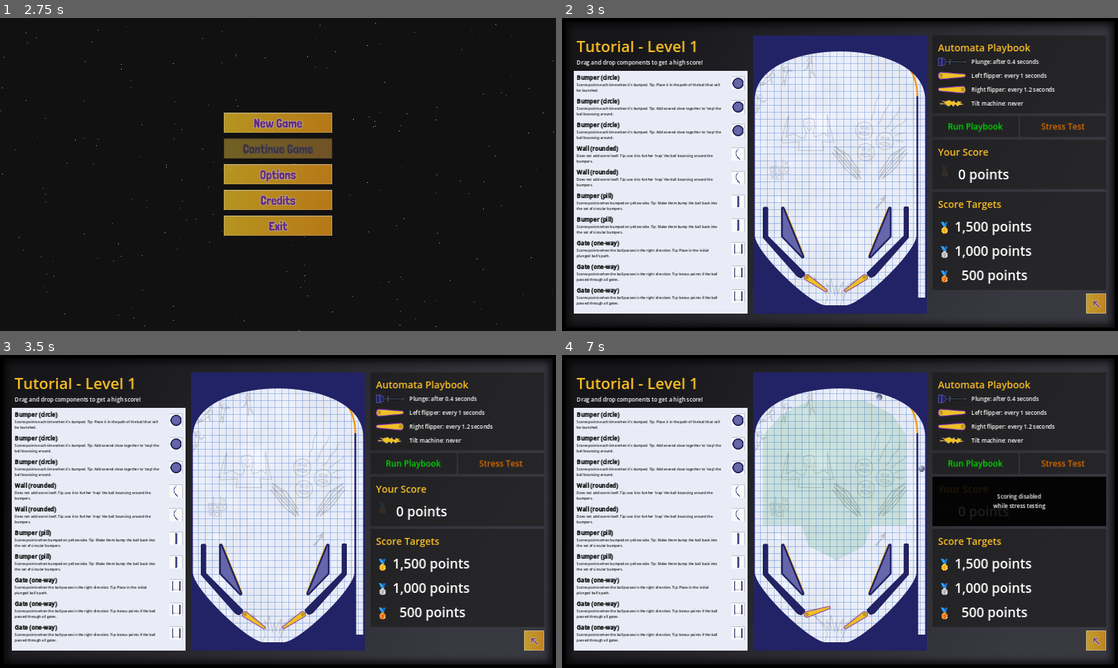
Above: before the commit, frames 1-4 (two rows, left to right).
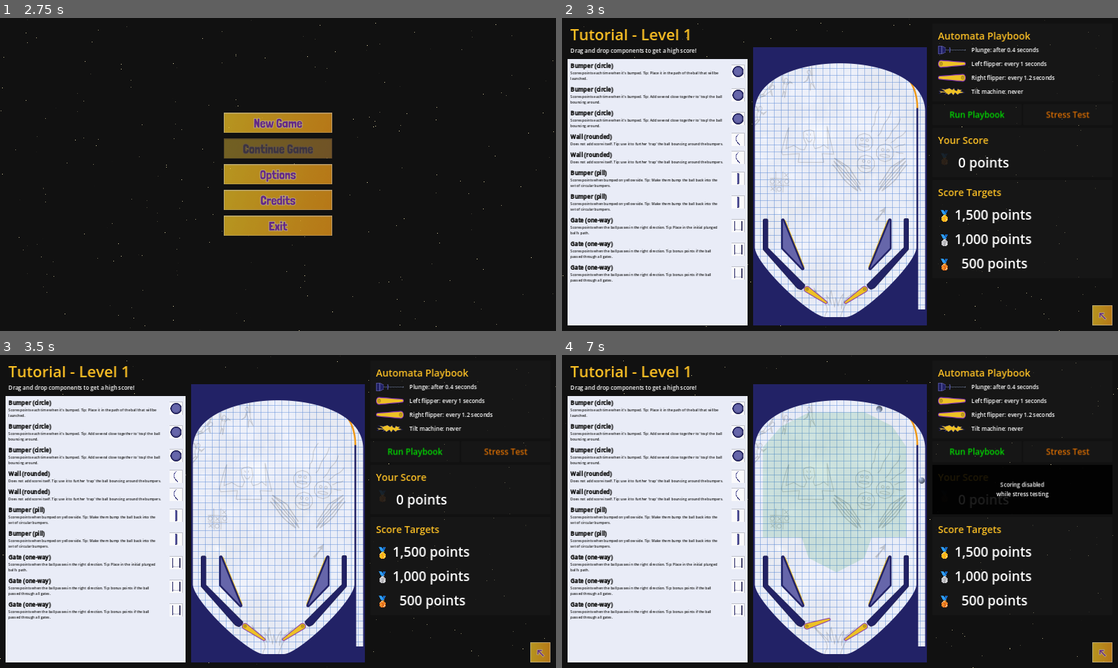
Above: after the commit, the same moments.

Repository: pincrediball/pincrediball
Game: Godot game, scene res://main.tscn
Same seed, same stepped clock (60 frames per second), same inputs: the game is played once before the commit and once after it. Sound files missing from this copy of the repository are replaced by a short silence.
Inputs (mouse positions are in pixels of both pictures, inside the frame that each line leads up to; where the layout moved, square brackets give the same spot in the first picture):
- Up to frame 1 (2.75 s): click "Run Playbook" at 0.5 s; click "Stress Test" at 1.25 s; click (539, 315) [533, 302] at 2 s
- Up to frame 2 (3 s): click (840, 124) at 2.75 s
- Up to frame 3 (3.5 s): no input
- Up to frame 4 (7 s): click "Run Playbook" at 3.5 s; click "Stress Test" at 4.25 s; click "Run Playbook" at 5 s; click "Stress Test" at 5.75 s; drag from (840, 511) to (834, 649) at 6.52 s

Frame 1 is identical in both runs. In frame 2, 32% of the frame differs, in the area x 0-99%, y 0-100%; in frame 3, 32%; in frame 4, 34%, in the area x 0-100%, y 0-100%.

Commit message:
Improve game layout and screen usage

Diff:
--- a/src/game.tscn
+++ b/src/game.tscn
@@ -1,9 +1,9 @@
-[gd_scene load_steps=15 format=3 uid="uid://dkm8htnfe2j7g"]
+[gd_scene load_steps=16 format=3 uid="uid://dkm8htnfe2j7g"]
 
 [ext_resource type="PackedScene" uid="uid://bpseboohqxgou" path="res://game/tutorial/machine.tscn" id="1_b3inv"]
 [ext_resource type="Script" path="res://game.gd" id="1_hdvhs"]
 [ext_resource type="LabelSettings" uid="uid://bmt8337q2eie4" path="res://themes/default/paragraph_label_settings.tres" id="2_ksjyh"]
-[ext_resource type="Texture2D" uid="uid://cop3ke6r1ehak" path="res://art/bg_game_screen.png" id="2_yhopt"]
+[ext_resource type="Shader" path="res://menu.gdshader" id="2_wjxbc"]
 [ext_resource type="PackedScene" uid="uid://fmi417501t64" path="res://game/toolbox.tscn" id="3_5lpl1"]
 [ext_resource type="PackedScene" uid="uid://cokkri2jg0cfk" path="res://game/playbook.tscn" id="5_t5wa1"]
 [ext_resource type="PackedScene" uid="uid://cb02onpxm2r7x" path="res://game/medals.tscn" id="6_18ytx"]
@@ -12,6 +12,10 @@
 [ext_resource type="Texture2D" uid="uid://bwmhavc436lwn" path="res://art/menu/menu_button_tl_arrow_pressed.png" id="10_42wxf"]
 [ext_resource type="Texture2D" uid="uid://cam5ev8j0wfq7" path="res://art/menu/menu_button_tl_arrow_hover.png" id="11_8gol2"]
 [ext_resource type="Texture2D" uid="uid://d1bded6m5pb6l" path="res://art/menu/menu_button_tl_arrow_disabled.png" id="12_sqthh"]
+
+[sub_resource type="ShaderMaterial" id="ShaderMaterial_uoqc3"]
+shader = ExtResource("2_wjxbc")
+shader_parameter/base_scroll_speed = 40.0
 
 [sub_resource type="FontVariation" id="FontVariation_2drok"]
 
@@ -33,32 +37,41 @@
 metadata/_edit_horizontal_guides_ = []
 metadata/_edit_vertical_guides_ = [550.0, 1050.0]
 
-[node name="ColorRect" type="ColorRect" parent="."]
+[node name="PanelContainer" type="PanelContainer" parent="."]
 layout_mode = 1
 anchors_preset = 15
 anchor_right = 1.0
 anchor_bottom = 1.0
 grow_horizontal = 2
 grow_vertical = 2
-color = Color(0.0941176, 0.0941176, 0.105882, 1)
 
-[node name="TextureRect" type="TextureRect" parent="."]
+[node name="ColorRect" type="ColorRect" parent="PanelContainer"]
+material = SubResource("ShaderMaterial_uoqc3")
 layout_mode = 2
-offset_right = 1600.0
-offset_bottom = 900.0
+color = Color(0.0666667, 0.0666667, 0.0666667, 1)
+
+[node name="MarginContainer" type="MarginContainer" parent="."]
+layout_mode = 1
+anchors_preset = 15
+anchor_right = 1.0
+anchor_bottom = 1.0
 grow_horizontal = 2
 grow_vertical = 2
-texture = ExtResource("2_yhopt")
+theme_override_constants/margin_left = 16
+theme_override_constants/margin_top = 16
+theme_override_constants/margin_right = 16
+theme_override_constants/margin_bottom = 16
 
-[node name="LeftSide" type="VBoxContainer" parent="."]
+[node name="HBoxContainer" type="HBoxContainer" parent="MarginContainer"]
+layout_mode = 2
+theme_override_constants/separation = 16
+
+[node name="LeftSide" type="VBoxContainer" parent="MarginContainer/HBoxContainer"]
 process_mode = 3
 layout_mode = 2
-offset_left = 34.0
-offset_top = 50.0
-offset_right = 534.0
-offset_bottom = 850.0
+size_flags_horizontal = 3
 
-[node name="LevelHeader" type="MarginContainer" parent="LeftSide"]
+[node name="LevelHeader" type="MarginContainer" parent="MarginContainer/HBoxContainer/LeftSide"]
 layout_mode = 2
 size_flags_vertical = 0
 theme_override_constants/margin_left = 8
@@ -66,51 +79,45 @@
 theme_override_constants/margin_right = 8
 theme_override_constants/margin_bottom = 8
 
-[node name="VBoxContainer" type="VBoxContainer" parent="LeftSide/LevelHeader"]
+[node name="VBoxContainer" type="VBoxContainer" parent="MarginContainer/HBoxContainer/LeftSide/LevelHeader"]
 layout_mode = 2
 
-[node name="Header" type="Label" parent="LeftSide/LevelHeader/VBoxContainer"]
+[node name="Header" type="Label" parent="MarginContainer/HBoxContainer/LeftSide/LevelHeader/VBoxContainer"]
 layout_mode = 2
 text = "Tutorial - Level 1"
 label_settings = SubResource("LabelSettings_h6tt2")
 
-[node name="Explanation" type="Label" parent="LeftSide/LevelHeader/VBoxContainer"]
+[node name="Explanation" type="Label" parent="MarginContainer/HBoxContainer/LeftSide/LevelHeader/VBoxContainer"]
 layout_mode = 2
 text = "Drag and drop components to get a high score!"
 label_settings = ExtResource("2_ksjyh")
 autowrap_mode = 2
 
-[node name="Toolbox" parent="LeftSide" instance=ExtResource("3_5lpl1")]
+[node name="Toolbox" parent="MarginContainer/HBoxContainer/LeftSide" instance=ExtResource("3_5lpl1")]
 unique_name_in_owner = true
 layout_mode = 2
 
-[node name="machine" parent="." instance=ExtResource("1_b3inv")]
+[node name="machine" parent="MarginContainer/HBoxContainer" instance=ExtResource("1_b3inv")]
 unique_name_in_owner = true
-layout_mode = 0
-offset_left = 550.0
-offset_top = 50.0
-offset_right = 1050.0
-offset_bottom = 850.0
+layout_mode = 2
+size_flags_vertical = 8
 
-[node name="RightSide" type="VBoxContainer" parent="."]
+[node name="RightSide" type="VBoxContainer" parent="MarginContainer/HBoxContainer"]
 process_mode = 3
 layout_mode = 2
-offset_left = 1066.0
-offset_top = 50.0
-offset_right = 1566.0
-offset_bottom = 850.0
+size_flags_horizontal = 3
 theme_override_constants/separation = 8
 
-[node name="Playbook" parent="RightSide" instance=ExtResource("5_t5wa1")]
+[node name="Playbook" parent="MarginContainer/HBoxContainer/RightSide" instance=ExtResource("5_t5wa1")]
 unique_name_in_owner = true
 layout_mode = 2
 
-[node name="GridContainer" type="GridContainer" parent="RightSide"]
+[node name="GridContainer" type="GridContainer" parent="MarginContainer/HBoxContainer/RightSide"]
 custom_minimum_size = Vector2(0, 60)
 layout_mode = 2
 columns = 2
 
-[node name="RunPlaybookButton" type="Button" parent="RightSide/GridContainer"]
+[node name="RunPlaybookButton" type="Button" parent="MarginContainer/HBoxContainer/RightSide/GridContainer"]
 layout_mode = 2
 size_flags_horizontal = 3
 size_flags_vertical = 3
@@ -123,7 +130,7 @@
 theme_override_font_sizes/font_size = 24
 text = "Run Playbook"
 
-[node name="StressTestButton" type="Button" parent="RightSide/GridContainer"]
+[node name="StressTestButton" type="Button" parent="MarginContainer/HBoxContainer/RightSide/GridContainer"]
 layout_mode = 2
 size_flags_horizontal = 3
 size_flags_vertical = 3
@@ -136,19 +143,19 @@
 theme_override_font_sizes/font_size = 24
 text = "Stress Test"
 
-[node name="Score" parent="RightSide" instance=ExtResource("7_ydt4m")]
+[node name="Score" parent="MarginContainer/HBoxContainer/RightSide" instance=ExtResource("7_ydt4m")]
 unique_name_in_owner = true
 layout_mode = 2
 
-[node name="Medals" parent="RightSide" instance=ExtResource("6_18ytx")]
+[node name="Medals" parent="MarginContainer/HBoxContainer/RightSide" instance=ExtResource("6_18ytx")]
 unique_name_in_owner = true
 layout_mode = 2
 
-[node name="HBoxContainer" type="HBoxContainer" parent="RightSide"]
+[node name="HBoxContainer" type="HBoxContainer" parent="MarginContainer/HBoxContainer/RightSide"]
 layout_mode = 2
 size_flags_vertical = 10
 
-[node name="BackToMenuButton" type="TextureButton" parent="RightSide/HBoxContainer"]
+[node name="BackToMenuButton" type="TextureButton" parent="MarginContainer/HBoxContainer/RightSide/HBoxContainer"]
 layout_mode = 2
 size_flags_horizontal = 10
 mouse_default_cursor_shape = 2
@@ -157,6 +164,6 @@
 texture_hover = ExtResource("11_8gol2")
 texture_disabled = ExtResource("12_sqthh")
 
-[connection signal="button_up" from="RightSide/GridContainer/RunPlaybookButton" to="." method="_on_run_playbook_button_button_up"]
-[connection signal="button_up" from="RightSide/GridContainer/StressTestButton" to="." method="_on_stress_test_button_button_up"]
-[connection signal="pressed" from="RightSide/HBoxContainer/BackToMenuButton" to="." method="_on_back_to_menu_button_pressed"]
+[connection signal="button_up" from="MarginContainer/HBoxContainer/RightSide/GridContainer/RunPlaybookButton" to="." method="_on_run_playbook_button_button_up"]
+[connection signal="button_up" from="MarginContainer/HBoxContainer/RightSide/GridContainer/StressTestButton" to="." method="_on_stress_test_button_button_up"]
+[connection signal="pressed" from="MarginContainer/HBoxContainer/RightSide/HBoxContainer/BackToMenuButton" to="." method="_on_back_to_menu_button_pressed"]
--- a/src/menu.gdshader
+++ b/src/menu.gdshader
@@ -4,13 +4,13 @@
 
 shader_type canvas_item;
 
+uniform float base_scroll_speed : hint_range(10, 100) = 50.0;
+
 const vec2 texture_dimensions = vec2(1600.0, 900.0);
 const vec2 star_dimensions = vec2(1.5, 1.5);
 const float stars = 400.0;
 const vec3 star_color = vec3(0.95, 0.9, 0.7);
-const float base_scroll_speed = 50.0;
 const float additional_scroll_speed = 15.0;
-const float preprocess = base_scroll_speed * (base_scroll_speed - additional_scroll_speed) * 3.0;
 const vec2 adjusted_star_dimensions = vec2(
 	1.0 / texture_dimensions.x * star_dimensions.x,
 	1.0 / texture_dimensions.y * star_dimensions.y * stars
@@ -21,6 +21,7 @@
 }
 
 void fragment() {
+	float preprocess = base_scroll_speed * (base_scroll_speed - additional_scroll_speed) * 3.0;
 	float random_value = fract(sin(dot(floor(UV * vec2(1.0, stars)), vec2(12.9898,78.233))) * 43758.5453123);
 	float first = mod(UV.x + (preprocess + TIME) / (base_scroll_speed - random_value * additional_scroll_speed), 1.0);
 	float second = fract(UV.y * stars);
--- a/src/menu.tscn
+++ b/src/menu.tscn
@@ -33,6 +33,7 @@
 
 [sub_resource type="ShaderMaterial" id="ShaderMaterial_00t86"]
 shader = ExtResource("1_fuy8x")
+shader_parameter/base_scroll_speed = 50.0
 
 [node name="Menu" type="Control"]
 layout_mode = 3
Binary file removed: src/art/bg_game_screen.png
Not shown, removed: src/art/bg_game_screen.png.import
